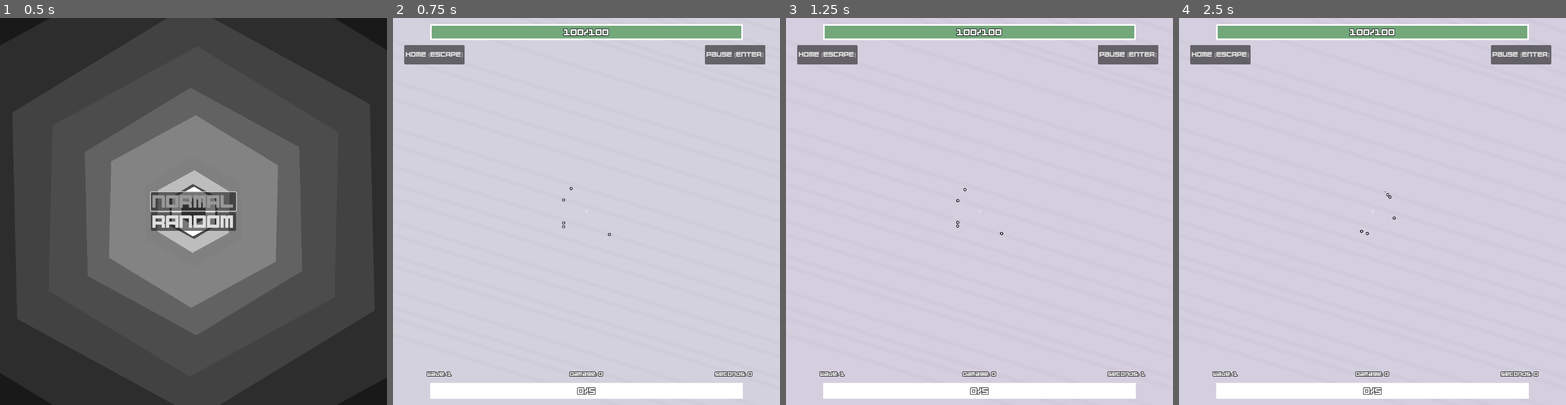
Above: before the commit, frames 1-4 (left to right).
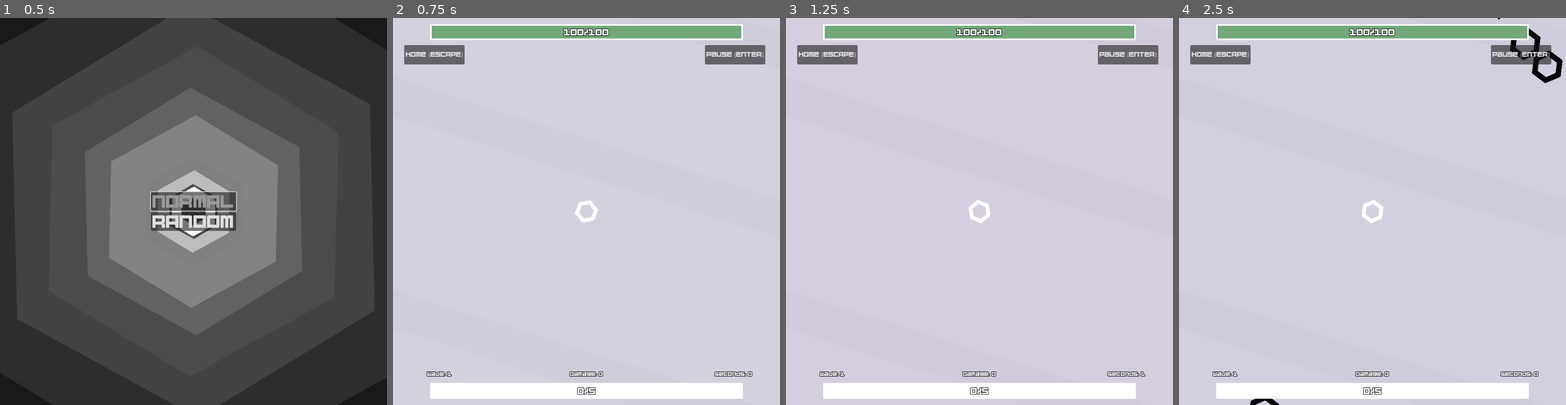
Above: after the commit, the same moments.

Repository: pharnisch/Hexagonal-Havoc
Game: Godot game, scene res://home.tscn
Two runs of this game, one before a commit and one after it. Both use one fixed random seed, a clock stepped at 60 frames per second and the inputs below.
Inputs:
- Up to frame 1 (0.5 s): no input
- Up to frame 2 (0.75 s): click "NORMAL" at 0.5 s
- Up to frame 3 (1.25 s): no input
- Up to frame 4 (2.5 s): click "Home [ESCAPE]" at 1.25 s; click "NORMAL" at 2 s

Frame 1 is identical in both runs. In frame 2, 0.2% of the frame differs, in the area x 43-57%, y 43-57%; in frame 3, 0.2%; in frame 4, 0.8%, in the area x 18-100%, y 0-100%.

Commit message:
normalized camera

Diff:
--- a/player.tscn
+++ b/player.tscn
@@ -21,7 +21,6 @@
 
 [node name="Camera2D" type="Camera2D" parent="."]
 ignore_rotation = false
-zoom = Vector2(0.1, 0.1)
 script = ExtResource("2_1kypo")
 
 [node name="HexagonShape" parent="." instance=ExtResource("1_wy4nx")]
